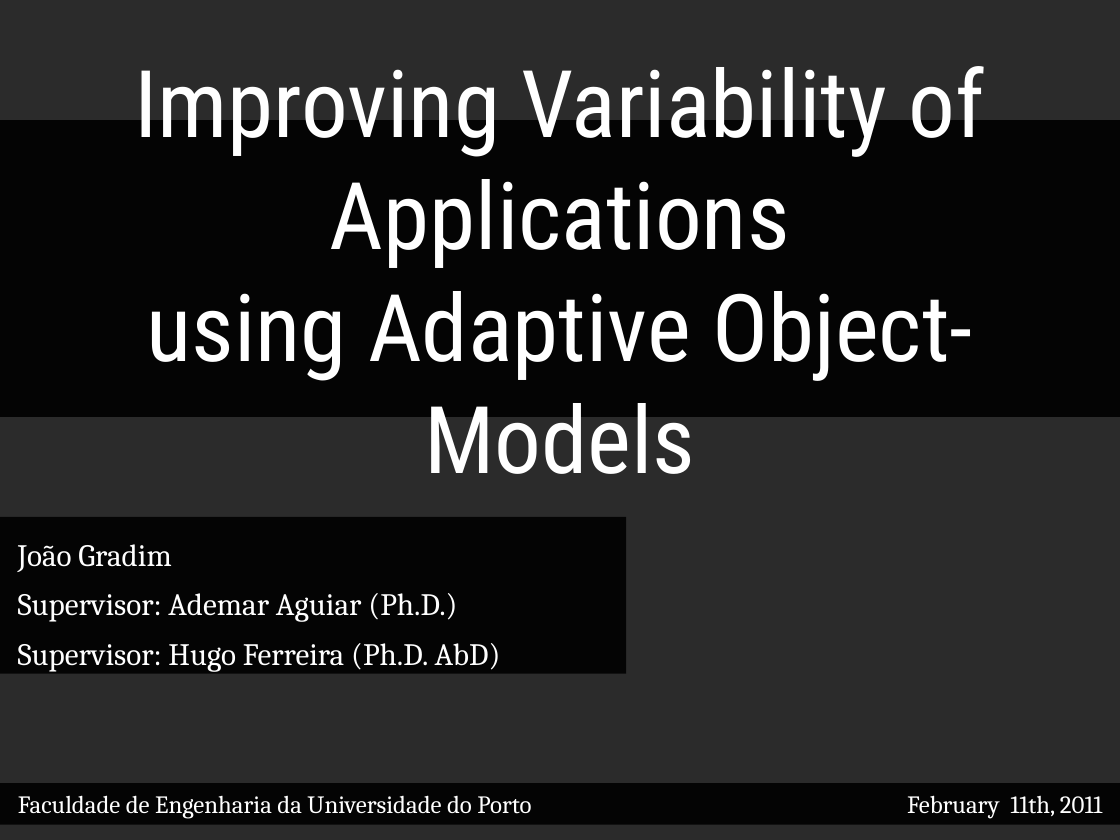
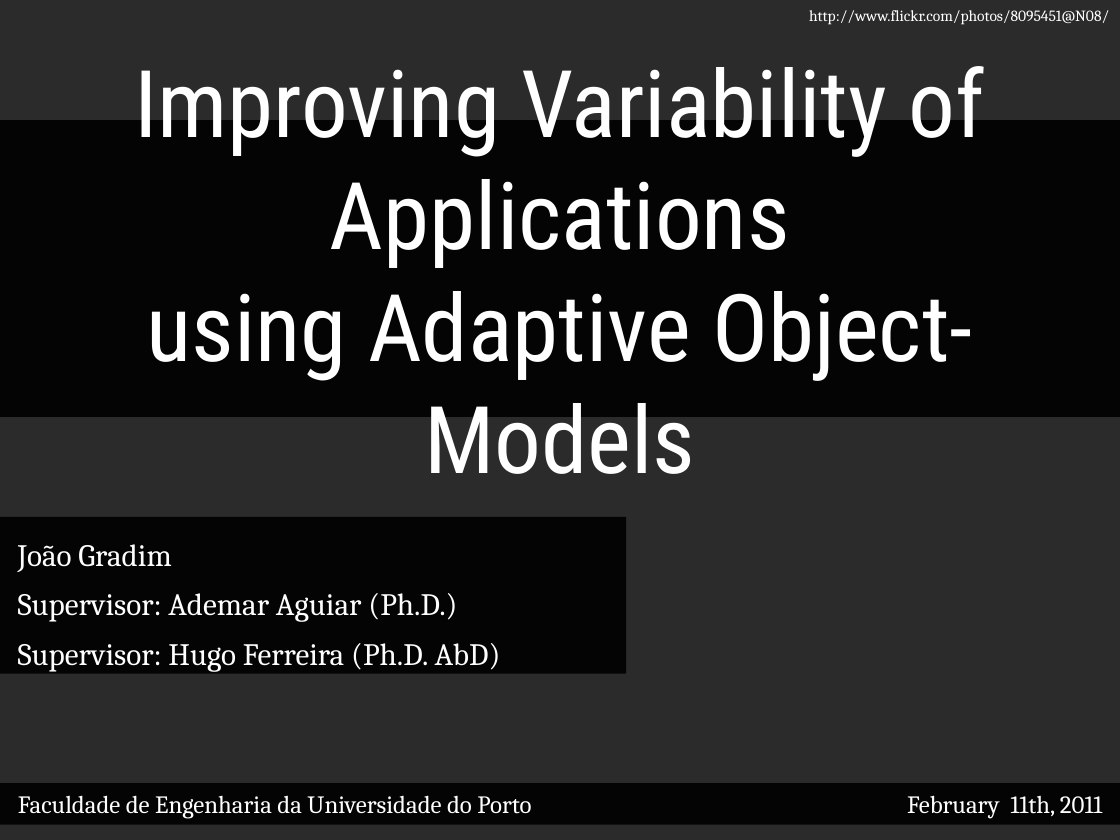
Before and after one commit to jgradim/thesis, a slide deck: slide 1 of presentations/jgradim-presentation.pptx. Drawn at 1120x840 pixels with LibreOffice and Linux fonts; fonts in the diff are those of the drawing; background and template pictures are left out; a plain dark background stands for a picture behind light text. Boxes give left, top, right and bottom in pixels: in the first picture for what was removed or moved away, otherwise in the second. Text is boxed around its words. In the diff, an @@ line names an element or a change of style, - is before the commit and + after.

```diff
--- a/presentations/jgradim-presentation.pptx
+++ b/presentations/jgradim-presentation.pptx
@@ text added at (809,10,1109,25), 10 pt, text #FFFFFF @@
+http://www.flickr.com/photos/8095451@N08/
```
Also in this commit, not shown: 1 other slide changed.
